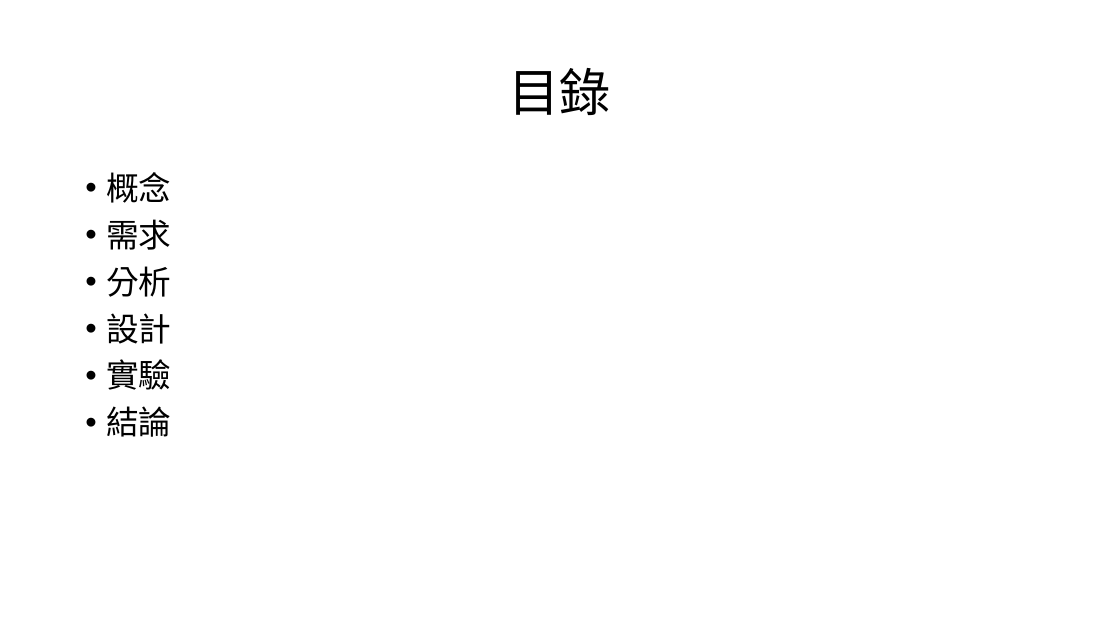
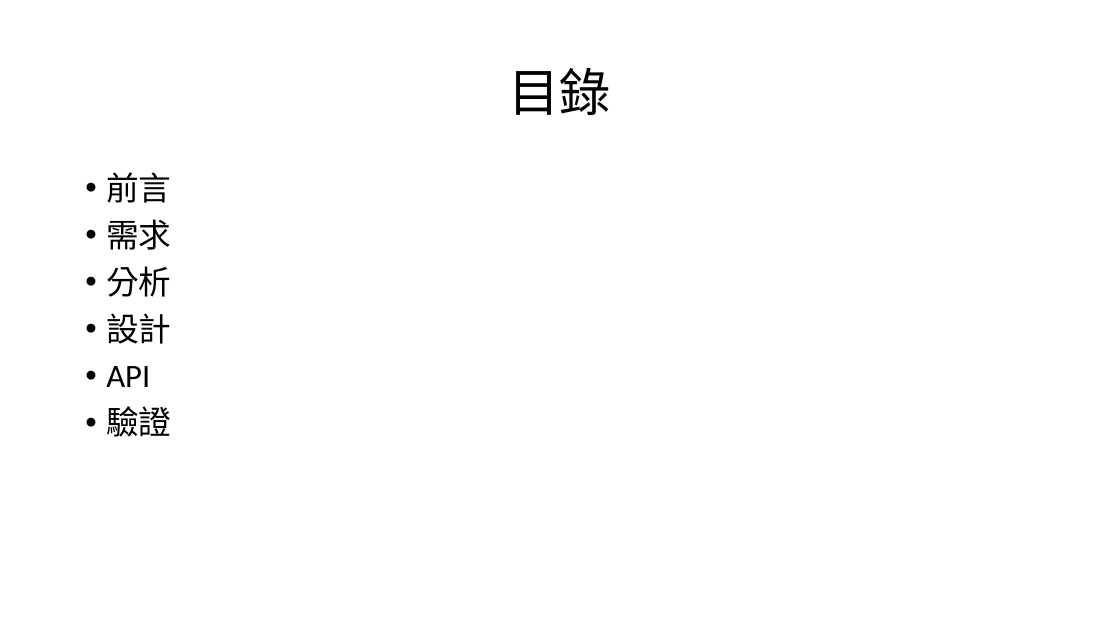
Before and after one commit to HongYu313Lin/-, a slide deck: slide 2 of 乒乓球規格.pptx. Drawn at 1120x630 pixels with LibreOffice and Linux fonts; fonts in the diff are those of the drawing. Boxes give left, top, right and bottom in pixels: in the first picture for what was removed or moved away, otherwise in the second. Text is boxed around its words. In the diff, an @@ line names an element or a change of style, - is before the commit and + after.

```diff
--- a/乒乓球規格.pptx
+++ b/乒乓球規格.pptx
@@ text at (x1=106, y1=172, x2=171, y2=203): text changed @@
-• 概念
+• 前言
@@ text at (x1=106, y1=366, x2=171, y2=437): text changed @@
-• 實驗
-• 結論
+• API
+• 驗證
```
Also in this commit, not shown: 5 other slides changed, 28 slides added, 22 other files.
